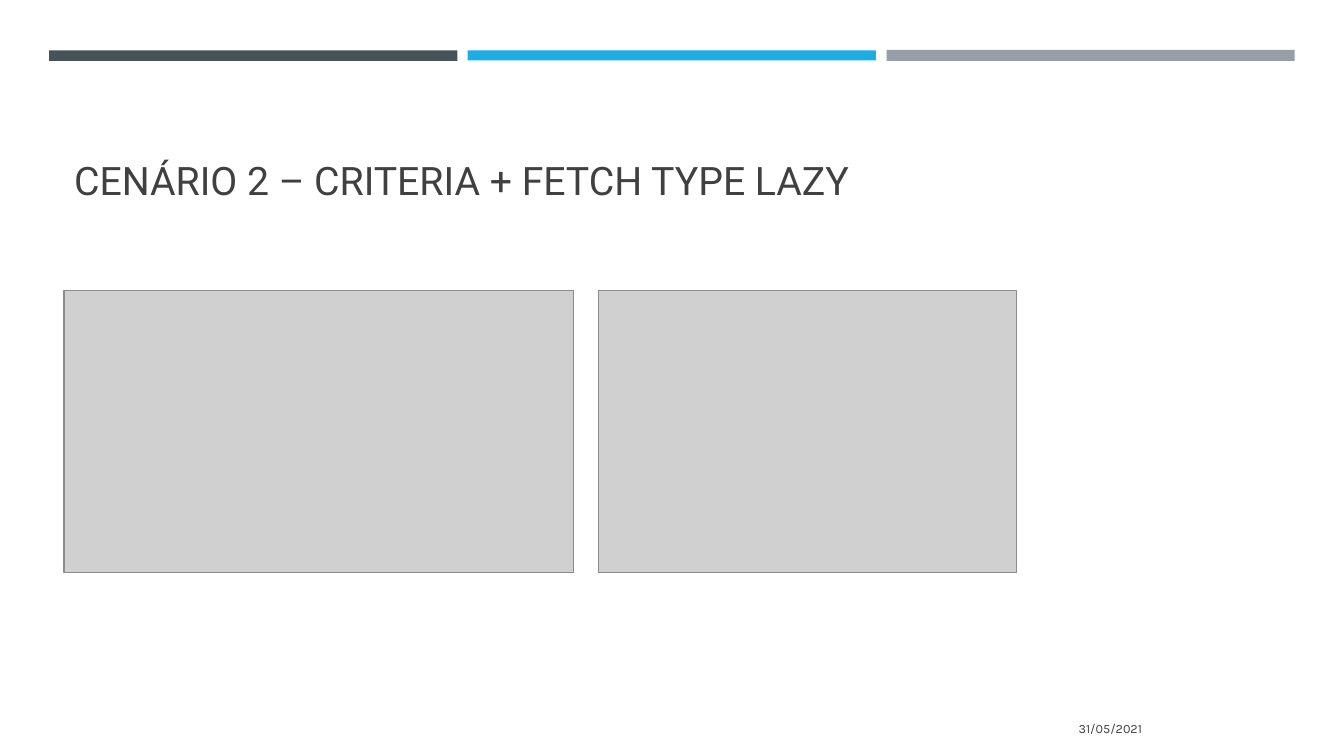
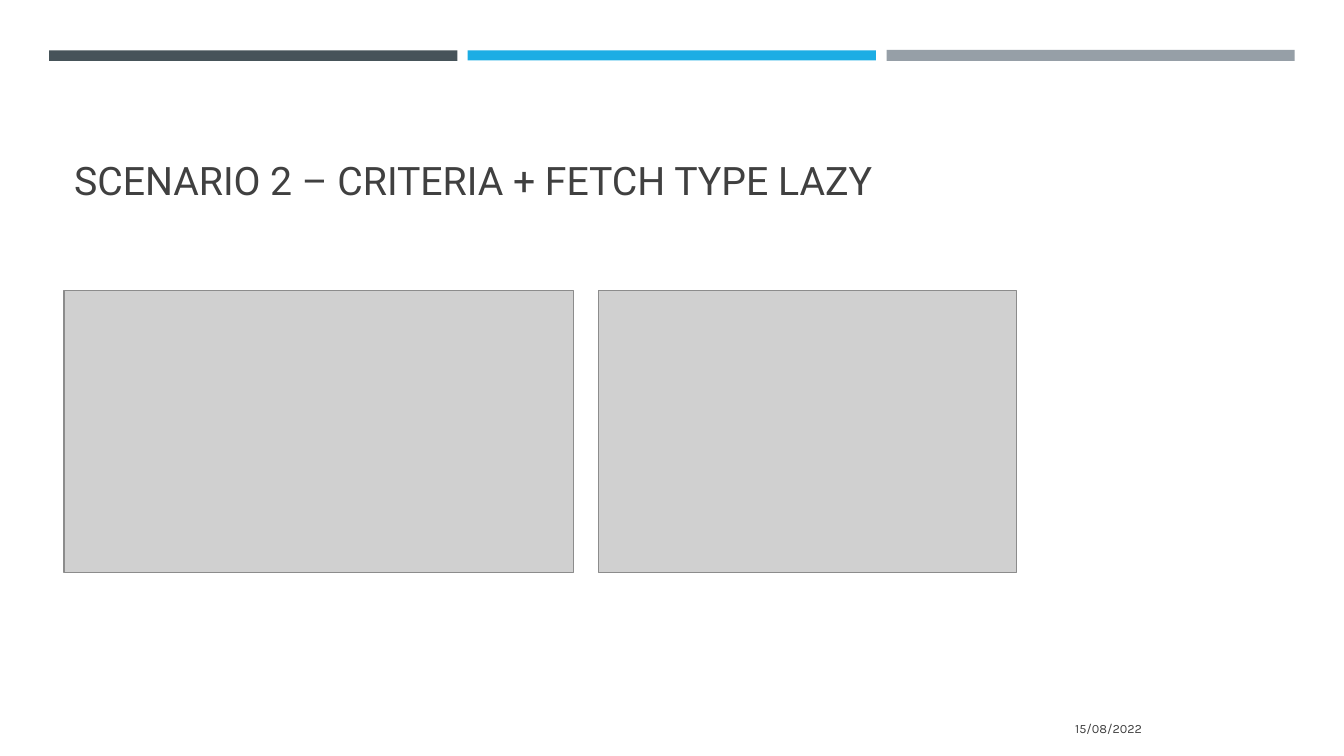
Before and after one commit to thiagoadelino/jpa-performance-issues, a slide deck: slide 17 of performance de consultas utilizando java persistence api.pptx (slide 13 before the commit). Drawn at 1344x756 pixels with LibreOffice and Linux fonts; fonts in the diff are those of the drawing; grey boxes stand for pictures. Boxes give left, top, right and bottom in pixels: in the first picture for what was removed or moved away, otherwise in the second. Text is boxed around its words. In the diff, an @@ line names an element or a change of style, - is before the commit and + after.

```diff
--- a/performance de consultas utilizando java persistence api.pptx
+++ b/performance de consultas utilizando java persistence api.pptx
@@ title at bbox=[74, 166, 872, 196]: text changed @@
-CENÁRIO 2 – CRITERIA + FETCH TYPE LAZY
+SCENARIO 2 – CRITERIA + FETCH TYPE LAZY
@@ text at bbox=[1075, 724, 1142, 734]: text changed @@
-31/05/2021
+15/08/2022
```
Also in this commit, not shown: 20 other slides changed, 5 slides added, 1 slide removed.
